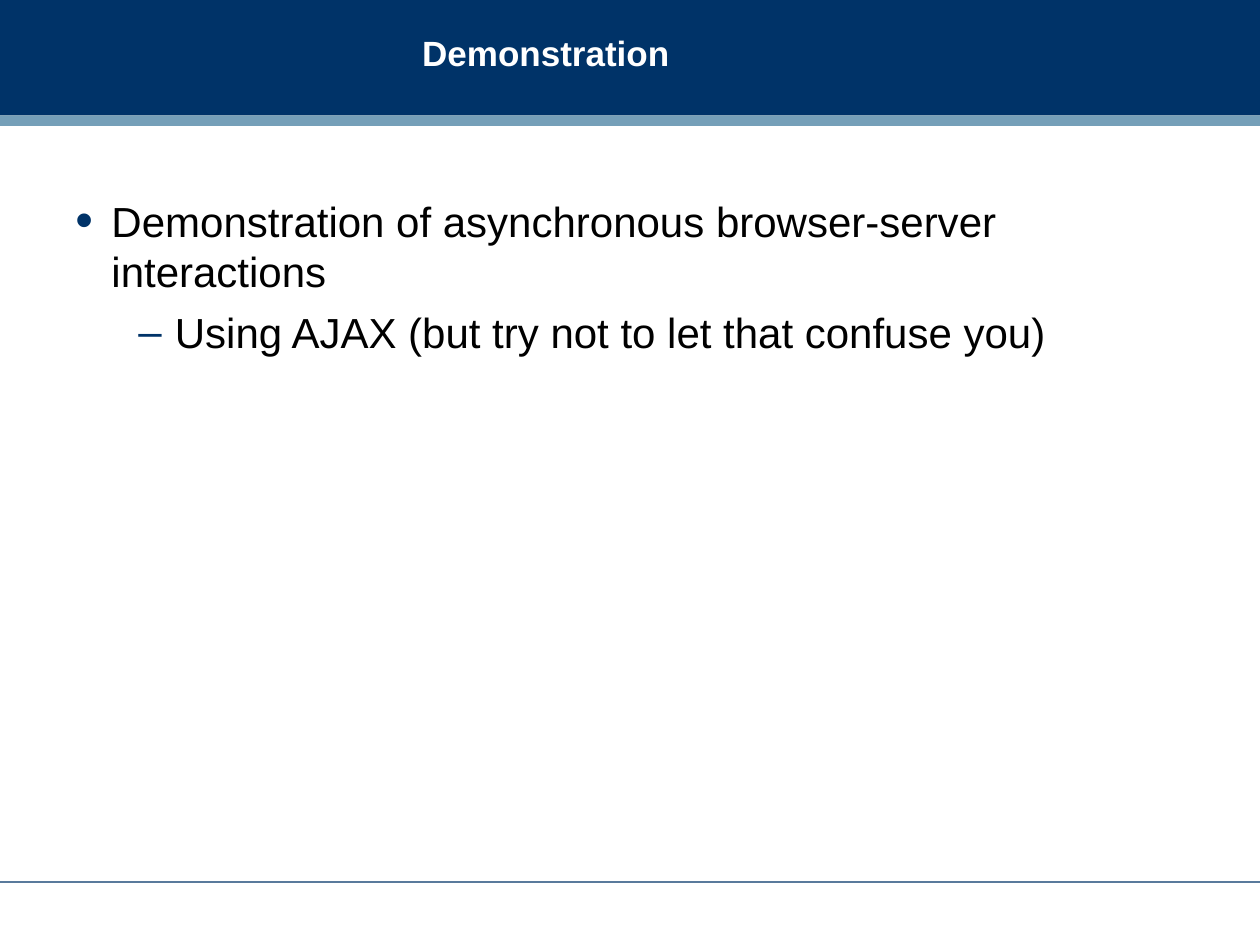
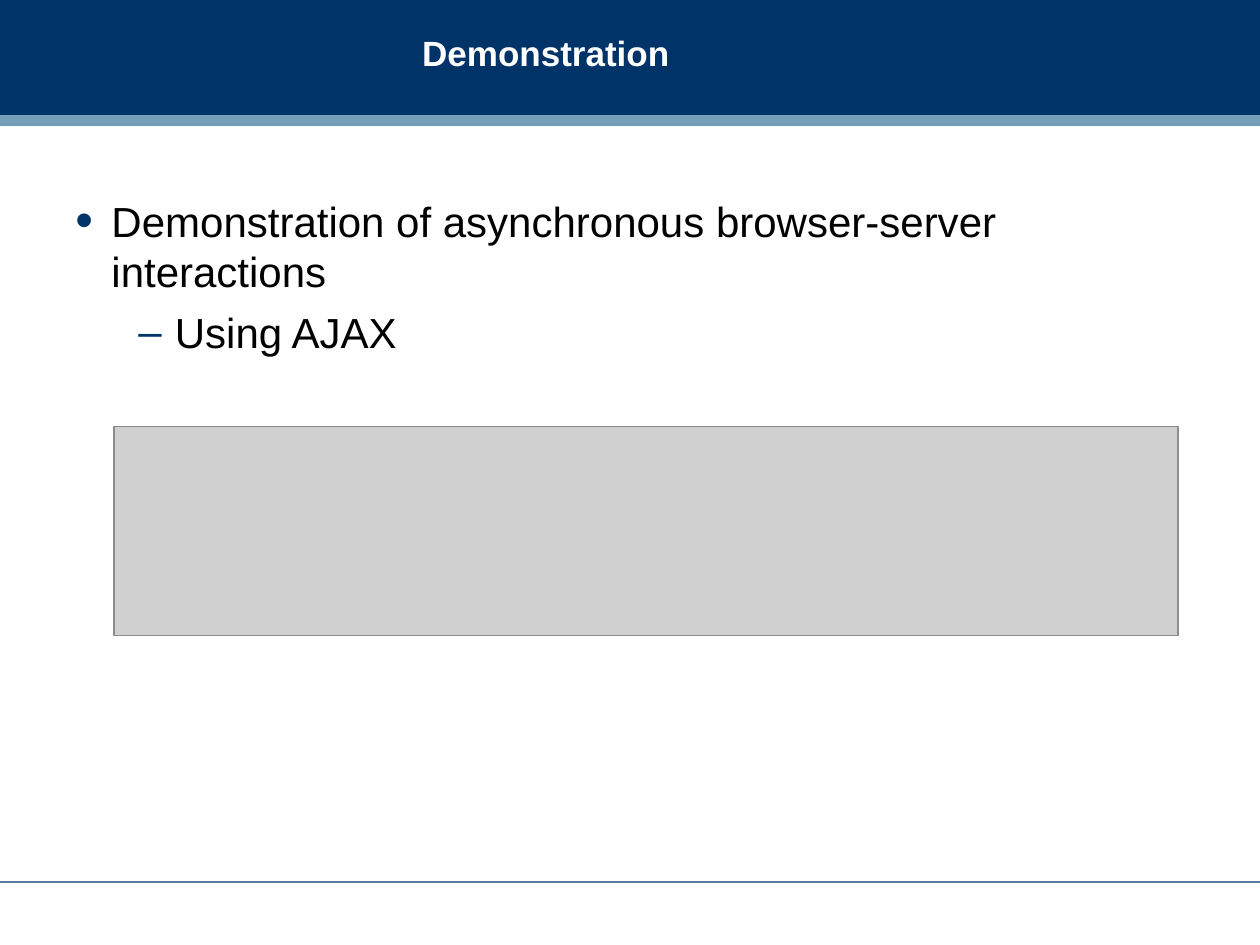
Before and after one commit to dreamind/ix, a slide deck: slide 8 of lectures/representing-data/json.ppt. Drawn at 1260x945 pixels with LibreOffice and Linux fonts; fonts in the diff are those of the drawing; grey boxes stand for pictures; background and template pictures are left out. Boxes give left, top, right and bottom in pixels: in the first picture for what was removed or moved away, otherwise in the second. Text is boxed around its words. In the diff, an @@ line names an element or a change of style, - is before the commit and + after.

```diff
--- a/lectures/representing-data/json.ppt
+++ b/lectures/representing-data/json.ppt
@@ text at (x1=175, y1=317, x2=397, y2=356): text changed @@
-  – Using AJAX (but try not to let that confuse you)
+  – Using AJAX
@@ picture added at (x1=113, y1=427, x2=1178, y2=636) @@
```
Also in this commit, not shown: 12 other slides changed, 2 slides added.
